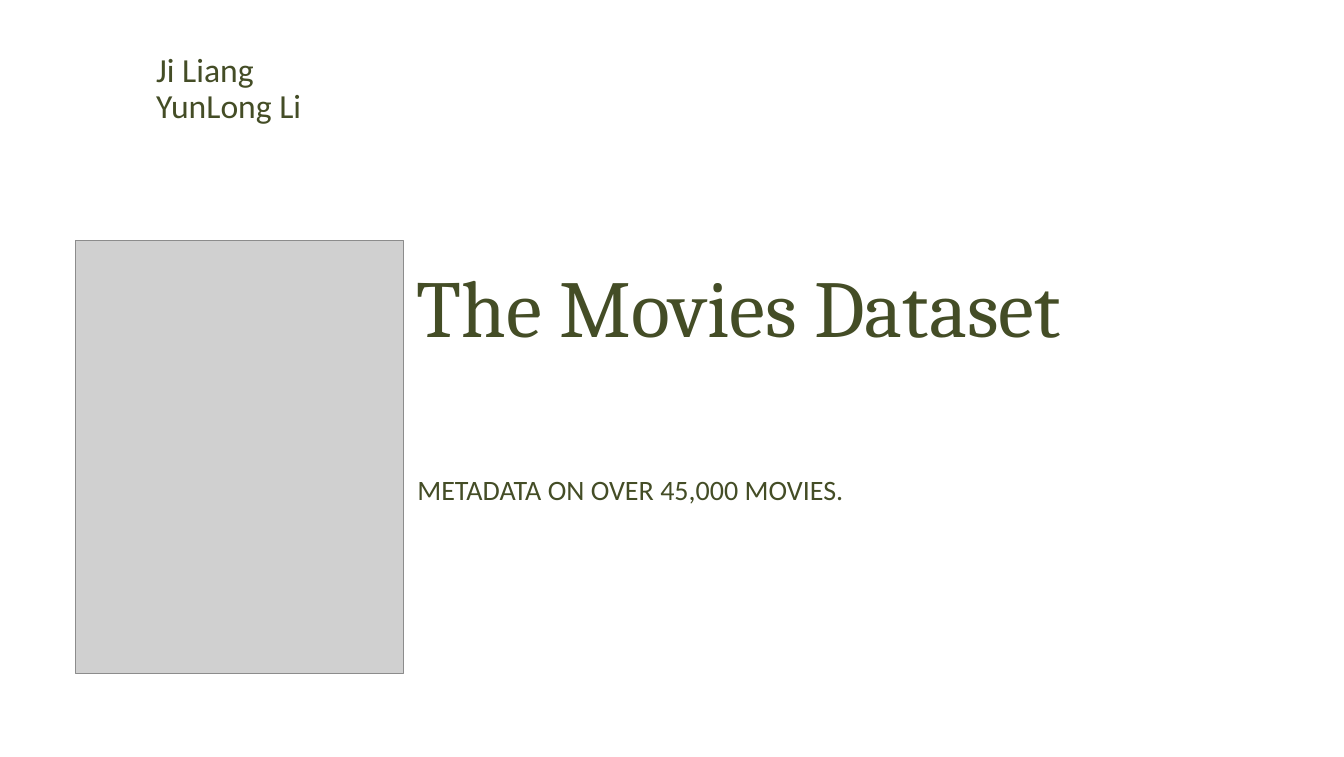
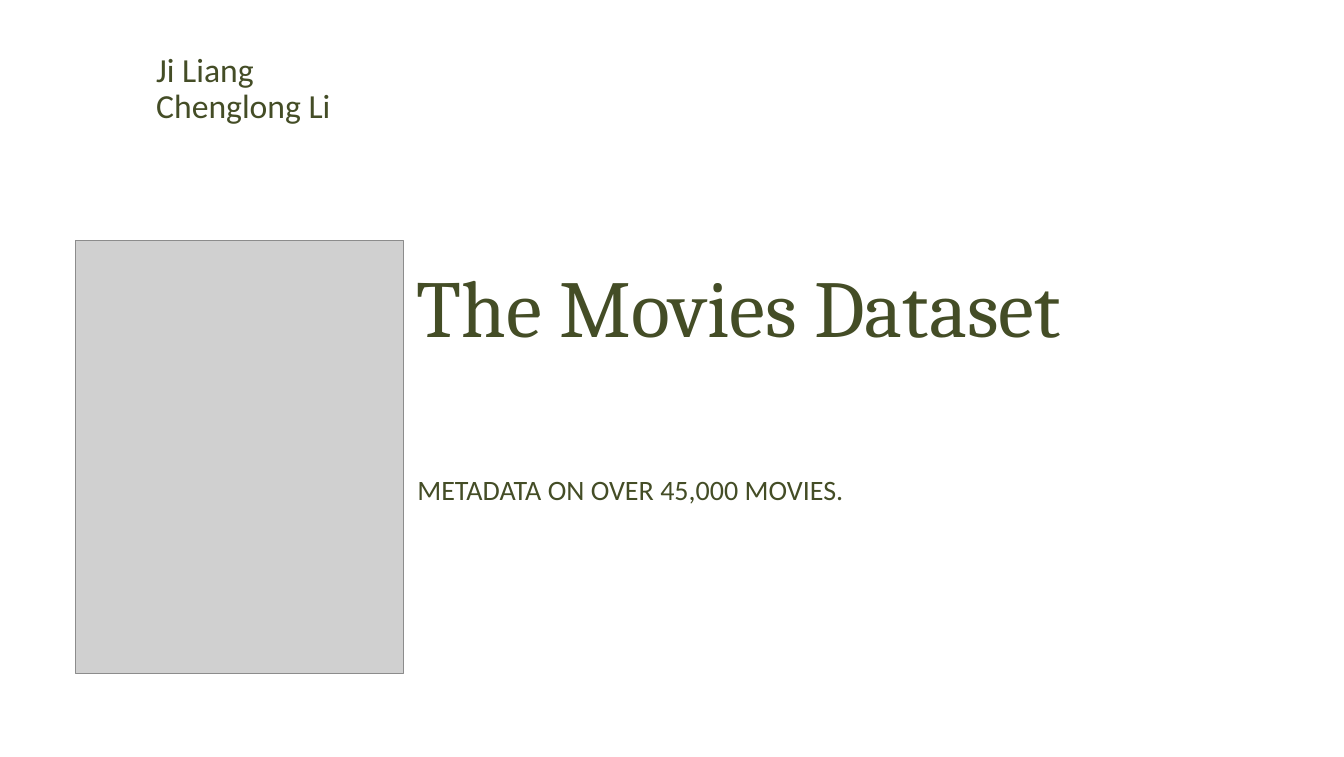
Before and after one commit to Jackie-VC/bdt_movies, a slide deck: slide 1 of movie.pptx. Drawn at 1344x757 pixels with LibreOffice and Linux fonts; fonts in the diff are those of the drawing; grey boxes stand for pictures; background and template pictures are left out. Boxes give left, top, right and bottom in pixels: in the first picture for what was removed or moved away, otherwise in the second. Text is boxed around its words. In the diff, an @@ line names an element or a change of style, - is before the commit and + after.

Commit message:
update the ppt

```diff
--- a/movie.pptx
+++ b/movie.pptx
@@ text at (156,94,331,124): text changed @@
-YunLong Li
+Chenglong Li
```
Also in this commit, not shown: 3 other slides changed, 3 slides added.
